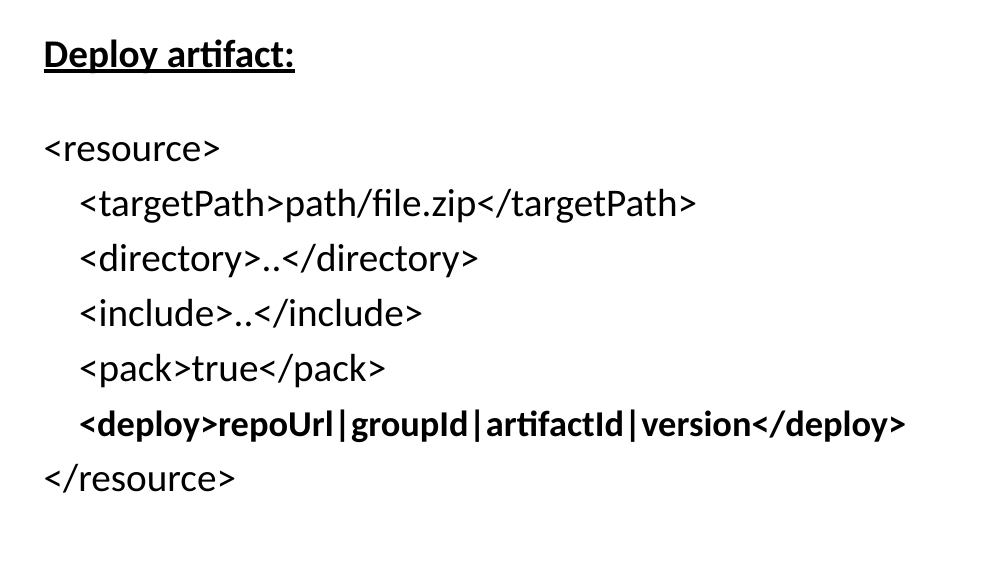
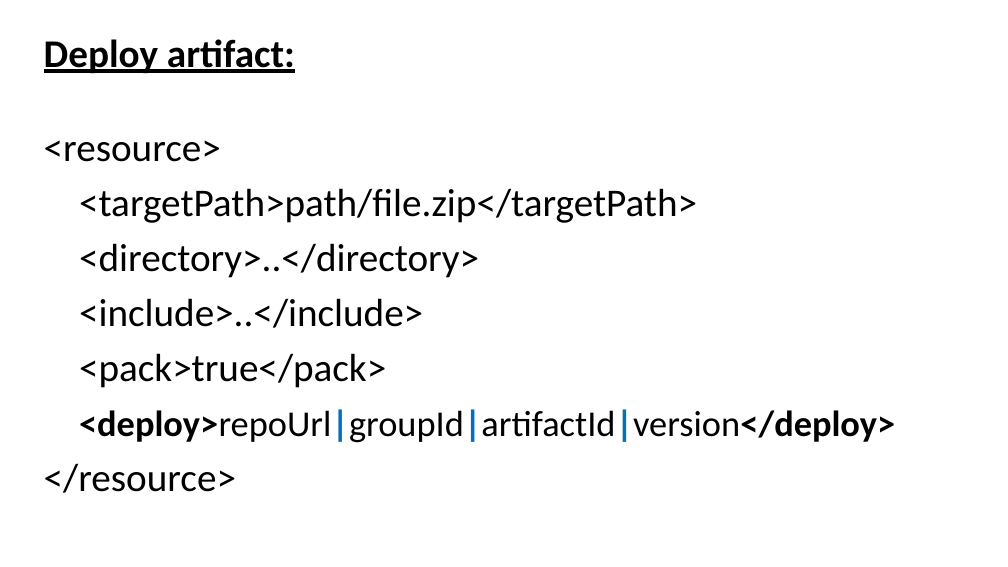
Before and after one commit to evgeny-goldin/maven-plugins, a slide deck: slide 21 of maven-plugins.pptx. Drawn at 1008x567 pixels with LibreOffice and Linux fonts; fonts in the diff are those of the drawing; background and template pictures are left out. Boxes give left, top, right and bottom in pixels: in the first picture for what was removed or moved away, otherwise in the second. Text is boxed around its words. In the diff, an @@ line names an element or a change of style, - is before the commit and + after.

```diff
--- a/maven-plugins.pptx
+++ b/maven-plugins.pptx
@@ text at (x1=79, y1=409, x2=895, y2=443): text colour #000000 to #0070C0, bold off in "<deploy>repoUrl|groupId|artifactId|version</deploy>" @@
```
Also in this commit, not shown: 28 other slides changed.
